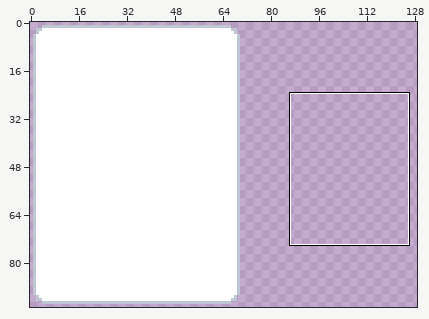
Sprite sheet -- assets/2x/turing.png. The first picture is a wide view before the edit; the outline marks the close-up.
Close-up. Before:
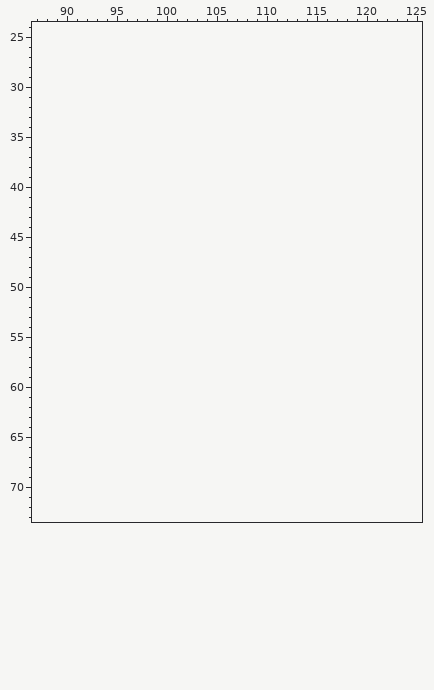
The file is 142x190 pixels, drawn in blocks of 2x2; one block is one cell here. Colours within 5 levels of each other are drawn and written as one. Shown: x 87..125, y 24..73. The old version is drawn lined up with the new one, on the new canvas. The wide view leaves out empty margins. The commit also changed other parts of the picture, which this record leaves out.
New version:
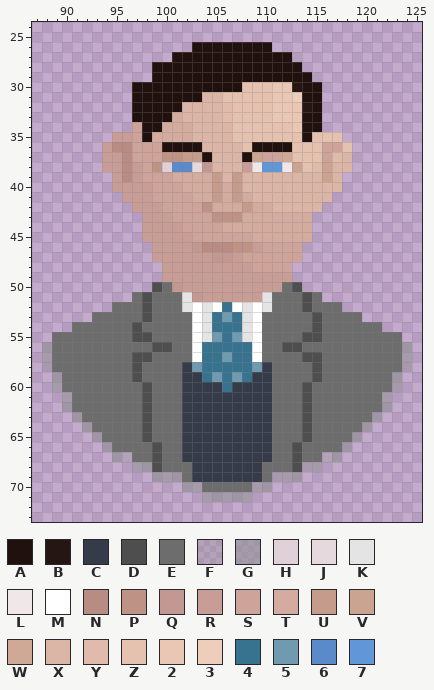
Palette (. is transparent): A #20110e  B #261613  C #363b49  D #4e4e4e  E #6d6d6d  F #90909052  G #90909091  H #e0d1d8  J #e6d9de  K #e4e4e4  L #efe7e8  M #ffffff  N #b88c82  P #be9386  Q #c39792  R #c89d96  S #cda39a  T #d4ac9f  U #c59c8c  V #cba391  W #d0a996  X #dbb5a6  Y #e0bbab  Z #e5c1b0  2 #e9c7b4  3 #edceba  4 #37728f  5 #6f9aaf  6 #5b8acb  7 #6197d9
What changed:
canvas 71x95 -> 142x95
Changed rows in their new state; - is an unchanged pixel.
first column x 88:
26 ---------------AAAAAAAA--------------
27 -------------AAAAAAAAAAAA------------
28 -----------AAAAAAAAAAAAAAA-----------
29 -----------AAAAAAAAAAAAAAAA----------
30 ---------AAAAAAAAAAAZZZ22BAA---------
31 ---------AAAAAAAXXZZZZZ223AA---------
32 ---------AAAAAXXXXYZZZZ222BA---------
33 ---------AAAATXXXXYZZZZ222AA---------
34 ---------SAATTTXXXXZZZZZZ2AA---------
35 -------RRSATTTTXXXXZZZZZZZAZZZ-------
36 ------RNNSSSAAAAXXXXZAAAAZZZSSZ------
37 ------RRNSSSPPUUAXXXAVSSWZZZSYX------
38 ------RRNRSPH66JQXXXRL77LVZYVXX------
39 -------RNRSSSTTTTUXUXXXXXXXXVX-------
40 -------RRRRSSSTTTUTUXXXXXXXXXX-------
41 --------RRRSSSSTTUTUTXXXXXXXX--------
42 ---------RRRSSSSPTTTUTTXXXXX---------
43 ----------RRRSSSSPPPTTTTTTT----------
44 ----------RRRRSSSSTTTTTTTTT----------
45 ----------RRRRRSSSSSSTTTTTT----------
46 -----------RRRRQNNNPPRSSSS-----------
47 -----------RRRRRRQQRSSSSSS-----------
48 ------------RRRRRRRRRSSSS------------
49 ------------RRRRRRRRRRRRR------------
50 -----------DEQRRRRRRRRRRED-----------
51 ---------EDEEEKQRRRRRRKEEEDE---------
52 -------EEEDEEEKMKM4MKMKEEEDEEE-------
53 -----EEEEEDEEEEMK454KMEEEEEDEEEE-----
54 ---EEEEEEDEEEEEMK444KMEEEEEDEEEEEE---
55 -EEEEEEEEDDEEEEMK545KMEEEEDDEEEEEEEE-
56 GEEEEEEEEEEDDEEM44444MEEDDEEEEEEEEEEG
57 GEEEEEEEEDDEEEEM44544MEEEEDDEEEEEEEEG
58 FEEEEEEEEDEEEEC5444445CEEEEDEEEEEEEEF
59 -GEEEEEEEDEEEECC45454CCEEEEDEEEEEEEG-
60 -GEEEEEEEEDEEECCCC4CCCCEEEDEEEEEEEEG-
61 --GEEEEEEEDEEECCCCCCCCCEEEDEEEEEEEG--
62 --GEEEEEEEDEEECCCCCCCCCEEEDEEEEEEEG--
63 ---GEEEEEEDEEECCCCCCCCCEEEDEEEEEEG---
64 ----GEEEEEDEEECCCCCCCCCEEEDEEEEEG----
65 -----GEEEEDEEECCCCCCCCCEEEDEEEEG-----
66 ------GEEEEDEECCCCCCCCCEEDEEEEG------
67 -------GFEEDEECCCCCCCCCEEDEEFG-------
68 ---------GGDEEECCCCCCCEEEDFG---------
69 -----------GGGECCCCCCCEFGG-----------
70 --------------GGEEEEEGG--------------
71 ----------------GGGGG----------------
